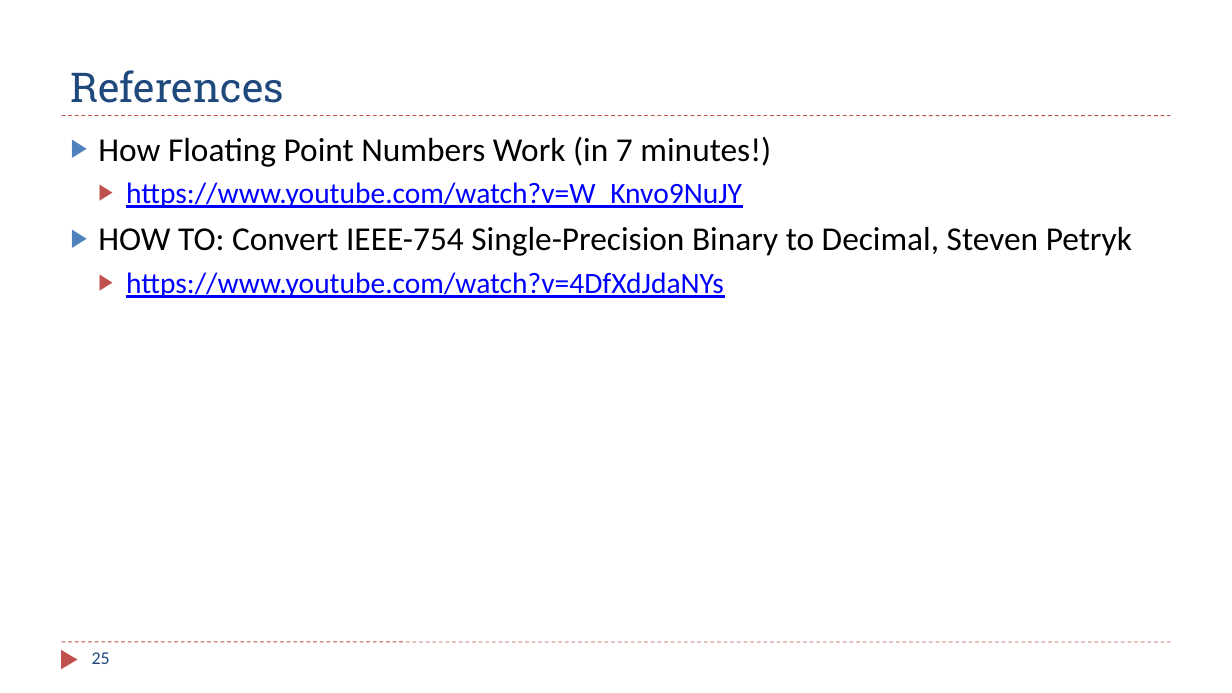
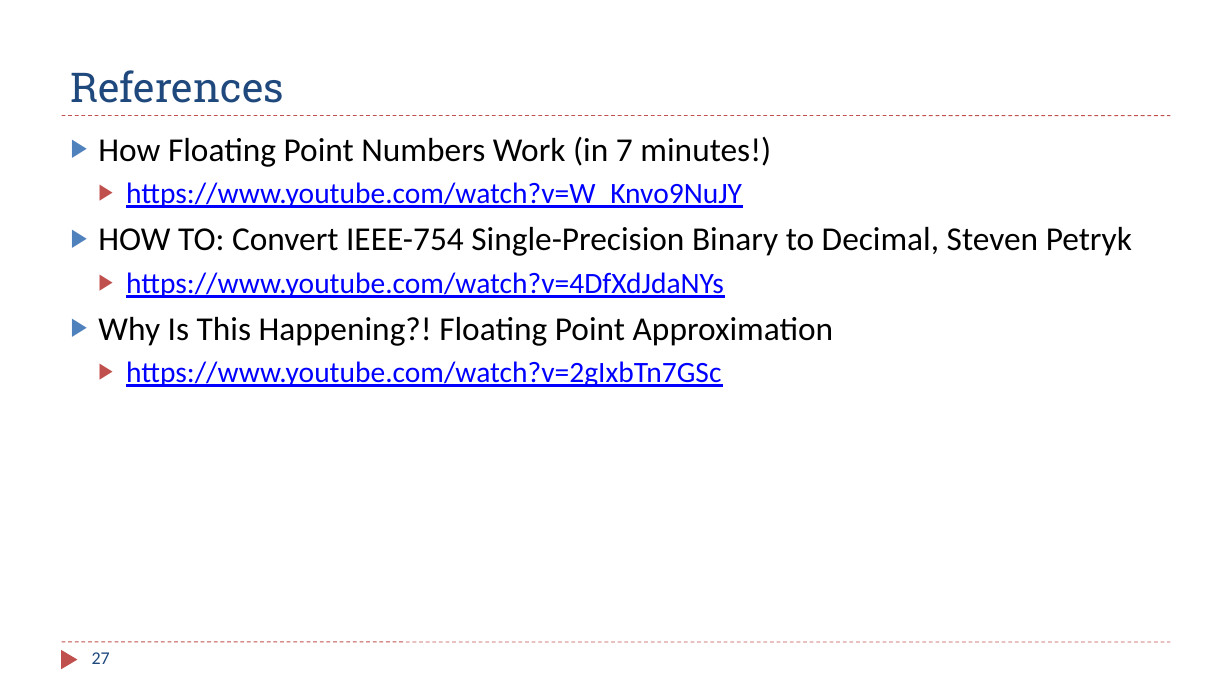
Before and after one commit to guhofstra/CSC111Fa25, a slide deck: slide 27 of PPTs/Ch12_13_Fixed_Floating_Point_Numbers.pptx (slide 25 before the commit). Drawn at 1232x693 pixels with LibreOffice and Linux fonts; fonts in the diff are those of the drawing. Boxes give left, top, right and bottom in pixels: in the first picture for what was removed or moved away, otherwise in the second. Text is boxed around its words. In the diff, an @@ line names an element or a change of style, - is before the commit and + after.

```diff
--- a/PPTs/Ch12_13_Fixed_Floating_Point_Numbers.pptx
+++ b/PPTs/Ch12_13_Fixed_Floating_Point_Numbers.pptx
@@ text at [98,317,834,387]: paragraphs added @@
+▶ Why Is This Happening?! Floating Point Approximation
+  ▶ https://www.youtube.com/watch?v=2gIxbTn7GSc
@@ page number at [92,652,110,664]: text changed @@
-25
+27
```
Also in this commit, not shown: 1 other slide changed, 2 slides added, 45 other files.
